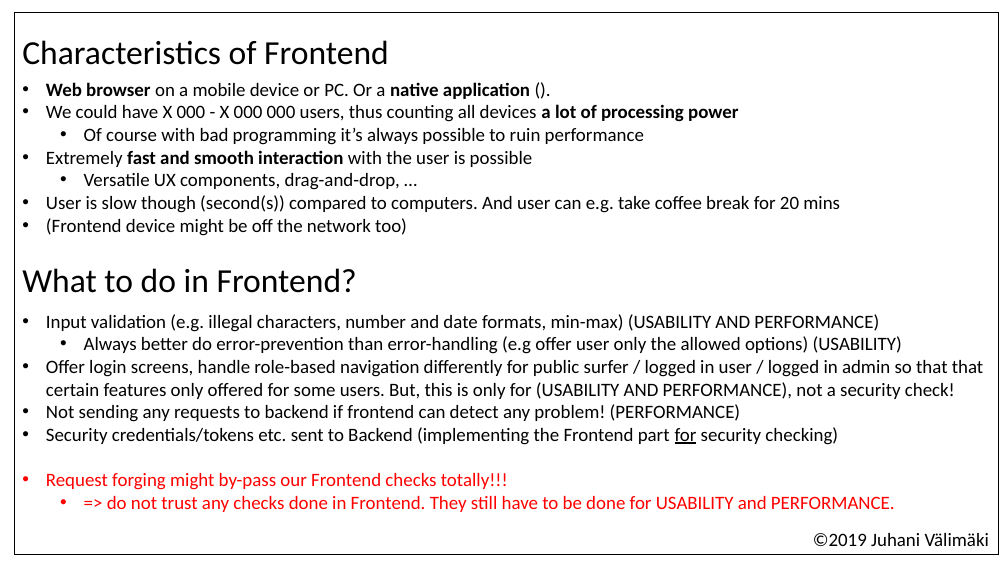
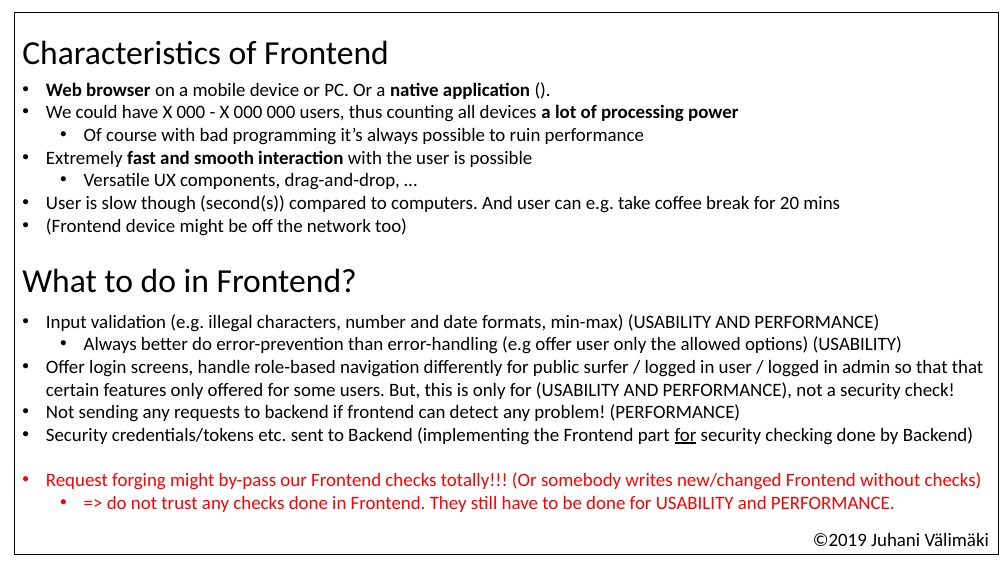
Before and after one commit to valju/docs_backend_design, a slide deck: slide 2 of WhatToDoInFrontBackAndDB_usability_performance_security/What to check where in full-stack.pptx. Drawn at 1008x567 pixels with LibreOffice and Linux fonts; fonts in the diff are those of the drawing. Boxes give left, top, right and bottom in pixels: in the first picture for what was removed or moved away, otherwise in the second. Text is boxed around its words. In the diff, an @@ line names an element or a change of style, - is before the commit and + after.

```diff
--- a/WhatToDoInFrontBackAndDB_usability_performance_security/What to check where in full-stack.pptx
+++ b/WhatToDoInFrontBackAndDB_usability_performance_security/What to check where in full-stack.pptx
@@ text in rectangle at [46, 427, 982, 490]: text changed @@
-• Security credentials/tokens etc. sent to Backend (implementing the Frontend part for security checking)
-• Request forging might by-pass our Frontend checks totally!!!
+• Security credentials/tokens etc. sent to Backend (implementing the Frontend part for security checking done by Backend)
+• Request forging might by-pass our Frontend checks totally!!! (Or somebody writes new/changed Frontend without checks)
```
Also in this commit, not shown: 1 other slide changed, 7 other files.
